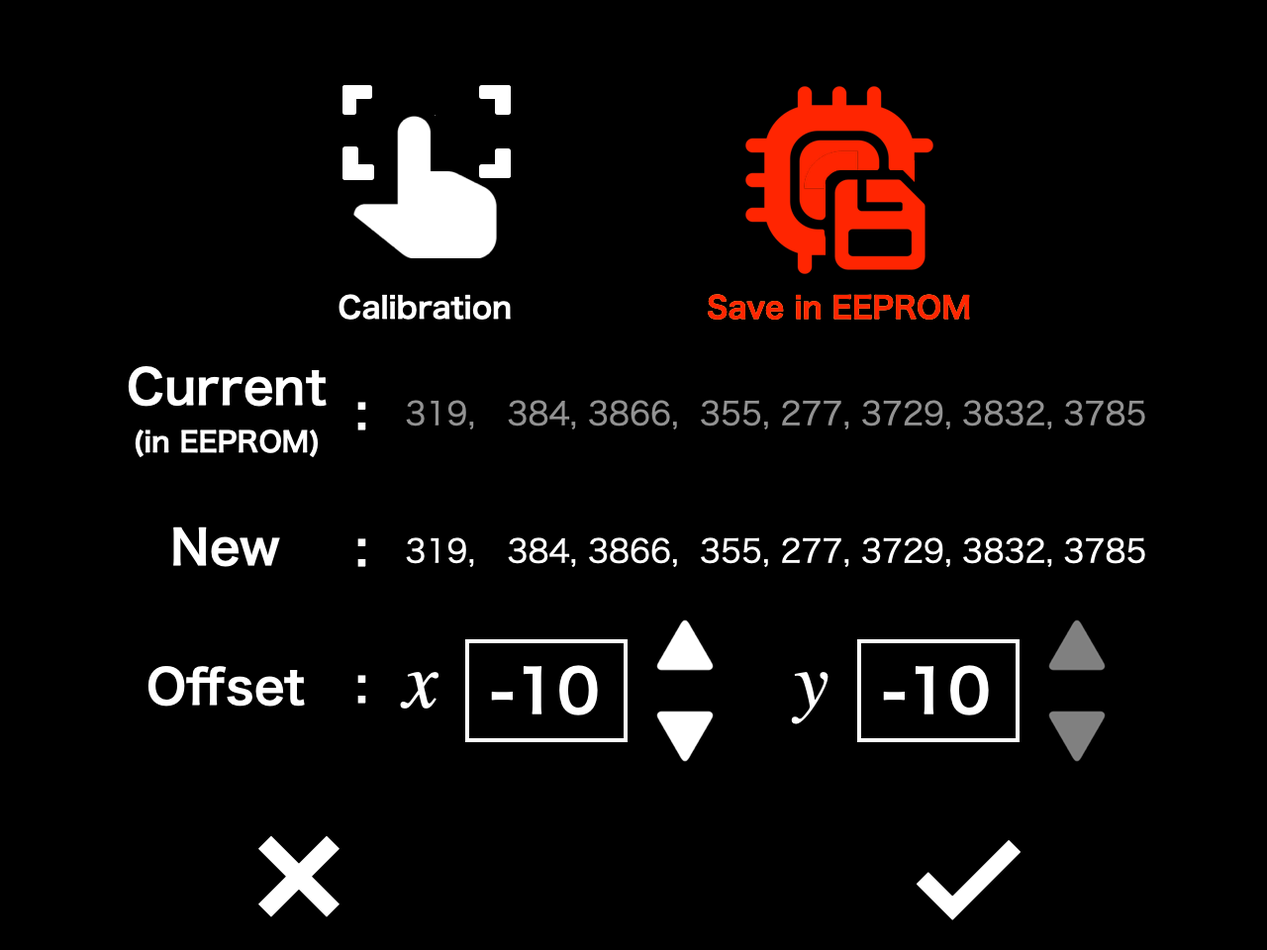
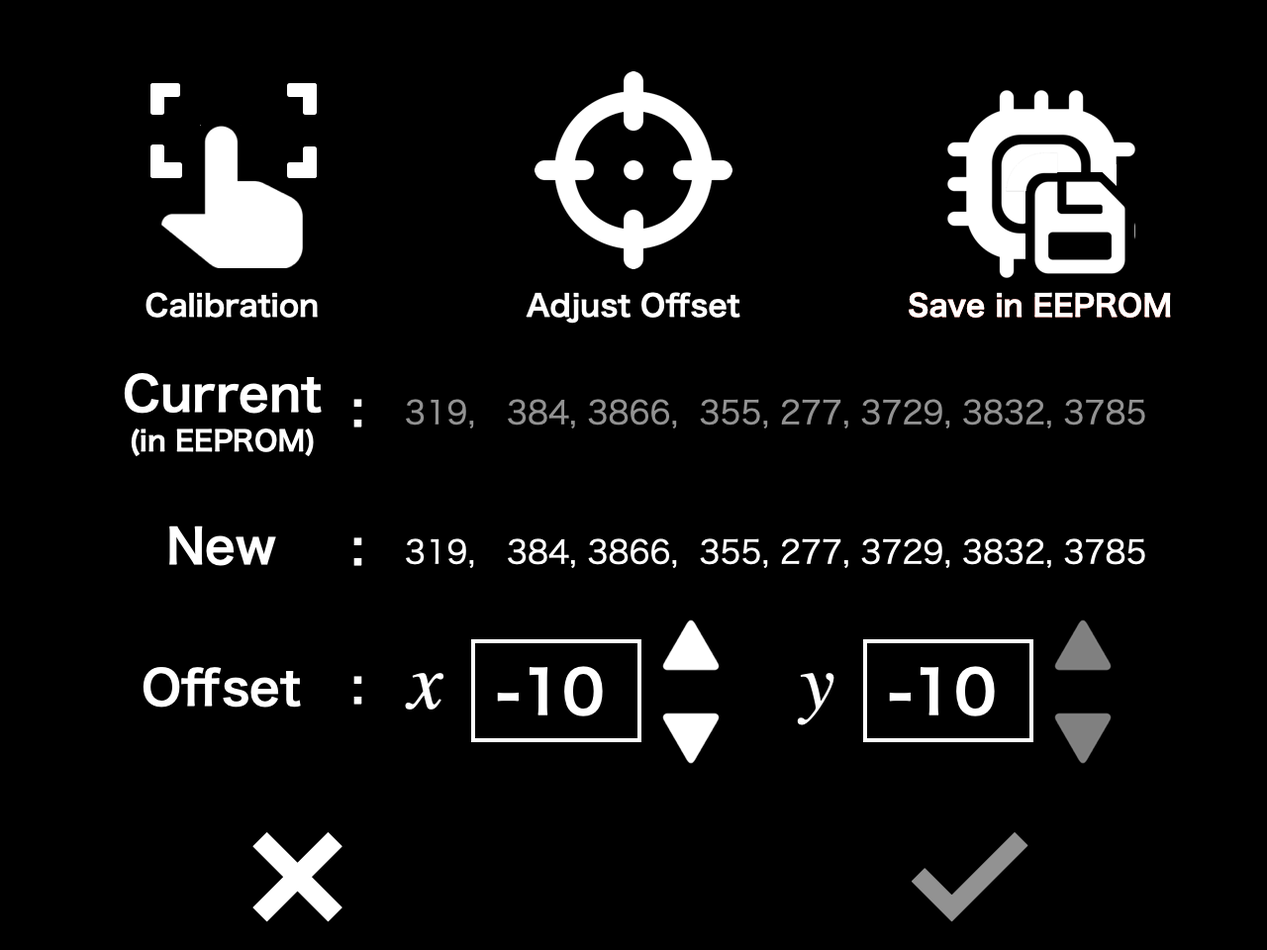
The second 1267×950 image is a revision of the first. Changes to its layers:
hid "Layer 10", moved it above "Layer 9", painted on it over [123, 71, 1171, 923]
removed layer "Layer 1" over [123, 71, 1171, 923]
removed layer "Layer 12" (1st of 2) over [123, 71, 1171, 923]
added layer "Layer 21" (2nd of 2) over [123, 71, 1171, 923]
